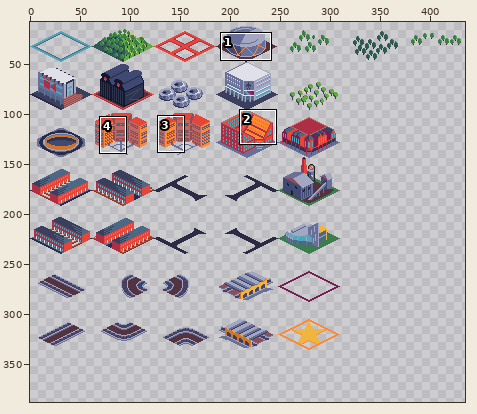
Pixel-art file, stored at Buildings.aseprite. Above: a wide view before the commit, with the close-up outlined.
Close-up. The starting point:
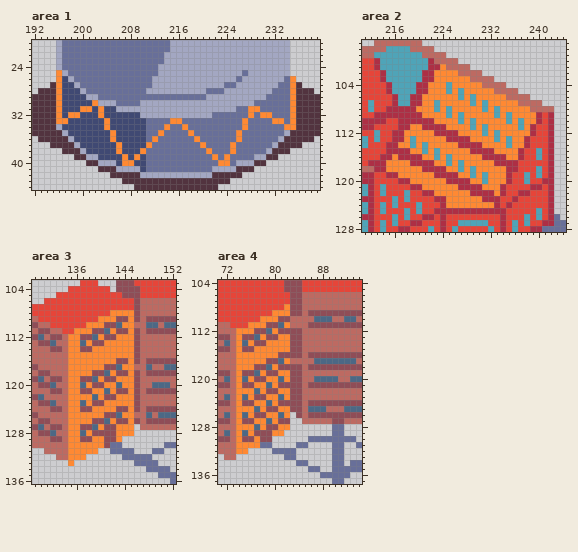
558x432 pixels, 1 frame. Shown: area 1: x 192..239, y 20..44; area 2: x 211..244, y 97..128; area 3: x 129..152, y 103..136; area 4: x 71..94, y 104..137. The wide view leaves out empty margins. The commit also changed other parts of the picture, which this record leaves out.
And afterwards:
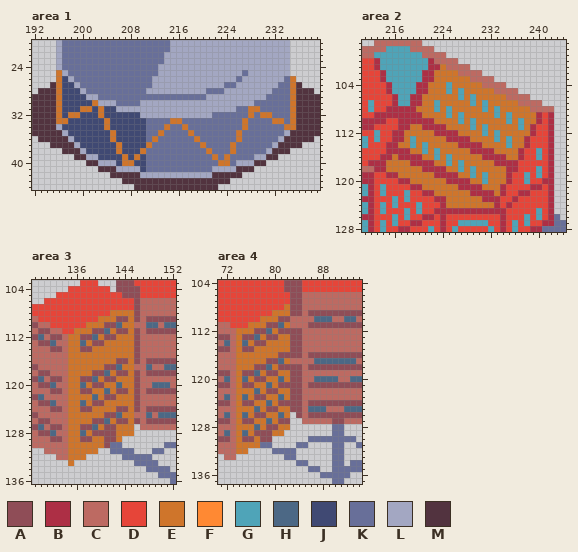
Palette (. is transparent): A #8f4d57  B #ad2f45  C #bd6a62  D #e64539  E #cf752b  F #ff8933  G #4fa4b8  H #4c6885  J #404973  K #686f99  L #a3a7c2  M #52333f
Diff:
--- area 1, layer "Buildings"
@@ x 192..239 @@
 24 ....LKKKKKKKKKKKKKKKKLLLLLLLLLLLLLLLLLLLLLL.....
-25 ....FLKKKKKKKKKKKKKKKLLLLLLLLLLLLLLKLLLLLLL.....
-26 ....FJLKKKKKKKKKKKKKLLLLLLLLLLLLLLKLLLLLLLKF....
-27 ...MFJJLKKKKKKKKKKKKLLLLLLLLLLLLKKLLLLLLLKKFM...
-28 .MMMFJJJLKKKKKKKKKKLLLLLLLLLLKKKLLLLLLLLKKKFMMM.
-29 MMMMFJJJJLLKKKKKKKKKKKKKKKKKKLLLLLLLLLLKKKKFMMMM
-30 MMMMFJJJJJFLLLKKKKLLLLLLLLLLLLLLLLLLLKKKKKKFMMMM
-31 MMMMFJJJFFJFJJLLLLLLLLLLLLLLLLLLLLKKFFKKKKKFMMMM
-32 MMMMFJFFJJJFJJJJJJLLLLLLLLLLLLKKKKKKFKFFKKKFMMMM
-33 MMMMFFJJJJJJFJJJJJJKKKKFFKKKKKKKKKKFKKKKFFKFMMMM
-34 MMMMLJJJJJJJFJJJJJJKKKFKKFKKKKKKKKKFKKKKKKFFMMMM
-35 MMMMMLJJJJJJJFJJJJJKKFKKKKFKKKKKKKFKKKKKKKLMMMMM
-36 .MMMMMLJJJJJJFJJJJJKFKKKKKKFKKKKKKFKKKKKKLMMMMM.
-37 ...MMMMLJJJJJJFJJJJFKKKKKKKKFKKKKFKKKKKKLMMMM...
-38 .....MMMLJJJJJFJJJFKKKKKKKKKKFKKKFKKKKKLMMM.....
-39 .......MMLLJJJJFJFJKKKKKKKKKKKFKFKKKKLLMM.......
-40 .........MMLLLJFFJJKKKKKKKKKKKKFFKLLLMM.........
+25 ....ELKKKKKKKKKKKKKKKLLLLLLLLLLLLLLKLLLLLLL.....
+26 ....EJLKKKKKKKKKKKKKLLLLLLLLLLLLLLKLLLLLLLKE....
+27 ...MEJJLKKKKKKKKKKKKLLLLLLLLLLLLKKLLLLLLLKKEM...
+28 .MMMEJJJLKKKKKKKKKKLLLLLLLLLLKKKLLLLLLLLKKKEMMM.
+29 MMMMEJJJJLLKKKKKKKKKKKKKKKKKKLLLLLLLLLLKKKKEMMMM
+30 MMMMEJJJJJELLLKKKKLLLLLLLLLLLLLLLLLLLKKKKKKEMMMM
+31 MMMMEJJJEEJEJJLLLLLLLLLLLLLLLLLLLLKKEEKKKKKEMMMM
+32 MMMMEJEEJJJEJJJJJJLLLLLLLLLLLLKKKKKKEKEEKKKEMMMM
+33 MMMMEEJJJJJJEJJJJJJKKKKEEKKKKKKKKKKEKKKKEEKEMMMM
+34 MMMMLJJJJJJJEJJJJJJKKKEKKEKKKKKKKKKEKKKKKKEEMMMM
+35 MMMMMLJJJJJJJEJJJJJKKEKKKKEKKKKKKKEKKKKKKKLMMMMM
+36 .MMMMMLJJJJJJEJJJJJKEKKKKKKEKKKKKKEKKKKKKLMMMMM.
+37 ...MMMMLJJJJJJEJJJJEKKKKKKKKEKKKKEKKKKKKLMMMM...
+38 .....MMMLJJJJJEJJJEKKKKKKKKKKEKKKEKKKKKLMMM.....
+39 .......MMLLJJJJEJEJKKKKKKKKKKKEKEKKKKLLMM.......
+40 .........MMLLLJEEJJKKKKKKKKKKKKEEKLLLMM.........
 41 ...........MMMLLLLJKKKKKKKKKKKLLLLMMM...........
--- area 2, layer "Buildings"
@@ x 211..244 @@
 100 DDBGGGGGGGGBCCCC..................
-101 DDBGGGGGGGGBBFCCCC................
-102 DDDBGGGGGGBBFFFFCCCC..............
-103 DDDBGGGGGGBBFFFFFFCCCC............
-104 DDDDBGGGGBBFFFGFFFFFCCCC..........
-105 DDDDBGGGGBBFFFGFGFFFFFCCCC........
-106 DDDDDBGGBBFFFFFFGFGFFFFFCCCC......
-107 DGDDDBGGBBFFGFFFFFGFGFFFFFCCCC....
-108 DGDDBBBBBFFFGFGFFFFFGFGFFFFFCCCC..
-109 DDBBBBBBBBFFFFGFGFFFFFGFGFFFFBDB..
-110 BBBBDDBBBBBBFFFFGFGFFFFFGFGFFBDB..
-111 BBDDDDBBFFBBBBFFFFGFGFFFFFGFBDDB..
-112 DDGDDBBFFFFFBBBBFFFFGFGFFFFFBDDB..
-113 GDGDDBBFGFFFFFBBBBFFFFGFGFFBDDDB..
-114 GDDDBBFFGFGFFFFFBBBBFFFFGFFBDDDB..
-115 DDDDBBBBFFGFGFFFFFBBBBFFFFBDDGDB..
-116 DDDBBFBBBBFFGFGFFFFFBBBBFFBDDGDB..
-117 DBBBFFFFBBBBFFGFGFFFFFBBBBDDDDDB..
-118 CCBBFFFFFFBBBBFFGFGFFFFFBBDDDGDB..
-119 BBDDBBFFFFFFBBBBFFGFGFFFBDDGDGDB..
-120 BBDDDDBBFFFFFFBBBBFFGFFFBDDGDDBB..
-121 GBDGDDDDBBFFFFFFBBBBFFFBDDDDBBDB..
-122 GBDGDDDGDDBBFFFFFFBBBBFBDDBBDDDB..
-123 BBDDDGDGDDDDBBFFFFFFBBBDDBDDDDDB..
-124 GBDGDGDDDGDDDBFFFFFFFFBDBDDDDDDB..
+101 DDBGGGGGGGGBBECCCC................
+102 DDDBGGGGGGBBEEEECCCC..............
+103 DDDBGGGGGGBBEEEEEECCCC............
+104 DDDDBGGGGBBEEEGEEEEECCCC..........
+105 DDDDBGGGGBBEEEGEGEEEEECCCC........
+106 DDDDDBGGBBEEEEEEGEGEEEEECCCC......
+107 DGDDDBGGBBEEGEEEEEGEGEEEEECCCC....
+108 DGDDBBBBBEEEGEGEEEEEGEGEEEEECCCC..
+109 DDBBBBBBBBEEEEGEGEEEEEGEGEEEEBDB..
+110 BBBBDDBBBBBBEEEEGEGEEEEEGEGEEBDB..
+111 BBDDDDBBEEBBBBEEEEGEGEEEEEGEBDDB..
+112 DDGDDBBEEEEEBBBBEEEEGEGEEEEEBDDB..
+113 GDGDDBBEGEEEEEBBBBEEEEGEGEEBDDDB..
+114 GDDDBBEEGEGEEEEEBBBBEEEEGEEBDDDB..
+115 DDDDBBBBEEGEGEEEEEBBBBEEEEBDDGDB..
+116 DDDBBEBBBBEEGEGEEEEEBBBBEEBDDGDB..
+117 DBBBEEEEBBBBEEGEGEEEEEBBBBDDDDDB..
+118 CCBBEEEEEEBBBBEEGEGEEEEEBBDDDGDB..
+119 BBDDBBEEEEEEBBBBEEGEGEEEBDDGDGDB..
+120 BBDDDDBBEEEEEEBBBBEEGEEEBDDGDDBB..
+121 GBDGDDDDBBEEEEEEBBBBEEEBDDDDBBDB..
+122 GBDGDDDGDDBBEEEEEEBBBBEBDDBBDDDB..
+123 BBDDDGDGDDDDBBEEEEEEBBBDDBDDDDDB..
+124 GBDGDGDDDGDDDBEEEEEEEEBDBDDDDDDB..
 125 GBDGDDDGDGDDBBBBBBBBBBBBDDDDDGDB..
--- area 3, layer "Buildings"
@@ x 133..147 @@
 107 DDDDDDDDDDDDDAC
-108 DDDDDDDDDFFFFAC
-109 DDDDDDDFFFAAFAC
-110 DDDDDFFFAAHFFCC
-111 CDDFFFAAHFAAFAC
-112 ACFFAAHFAAFFFAC
-113 CCFFHFAAFFFFFAC
-114 ACFFAAFFFFFFFAC
-115 CCFFFFFFFFFFFAC
-116 CCFFFFFFFFAAFAC
-117 CCFFFFFFAAHFFCC
-118 CCFFFFAAHFAAFAC
-119 ACFFAAHFAAFFFAC
-120 CCFFHFAAFFHFFAC
-121 ACFFAAFFHFAAFAC
-122 CCFFFFHFAAFFFAC
-123 CCFFHFAAFFFFFAC
-124 ACFFAAFFFFAAFAC
-125 CCFFFFFFAAHFFCC
-126 CCFFFFAAHFAAFAC
-127 ACFFAAHFAAFFF.C
-128 CCFFHFAAAAFFF..
-129 ACFFAAFFAAF....
-130 CCFFFFFFAKK....
-131 CCFFFFF..KKKK..
-132 CCFFF......KKKK
-133 ..F..........KK
+108 DDDDDDDDDEEEEAC
+109 DDDDDDDEEEAAEAC
+110 DDDDDEEEAAHEECC
+111 CDDEEEAAHEAAEAC
+112 ACEEAAHEAAEEEAC
+113 CCEEHEAAEEEEEAC
+114 ACEEAAEEEEEEEAC
+115 CCEEEEEEEEEEEAC
+116 CCEEEEEEEEAAEAC
+117 CCEEEEEEAAHEECC
+118 CCEEEEAAHEAAEAC
+119 ACEEAAHEAAEEEAC
+120 CCEEHEAAEEHEEAC
+121 ACEEAAEEHEAAEAC
+122 CCEEEEHEAAEEEAC
+123 CCEEHEAAEEEEEAC
+124 ACEEAAEEEEAAEAC
+125 CCEEEEEEAAHEECC
+126 CCEEEEAAHEAAEAC
+127 ACEEAAHEAAEEE.C
+128 CCEEHEAAAAEEE..
+129 ACEEAAEEAAE....
+130 CCEEEEEEAKK....
+131 CCEEEEE..KKKK..
+132 CCEEE......KKKK
+133 ..E..........KK
 134 ...............
--- area 4, layer "Buildings"
@@ x 72..84 @@
 107 DDDDDDDDDDDAA
-108 DDDDDDDDDDFAA
-109 DDDDDDDDFFFAA
-110 DDDDDDFFFAACC
-111 CDDDFFFAAHFCC
-112 CCFFFAAHFAAAA
-113 ACFAAHFAAFFAA
-114 HCFHFAAFFFFAA
-115 ACFAAFFFFFFAA
-116 CCFFFFFFFAAAA
-117 CCFFFFFAAHFCC
-118 CCFFFAAHFAAAA
-119 ACFAAHFAAFFAA
-120 HCFHFAAFFHFAA
-121 ACFAAFFHFAAAA
-122 CCFFFHFAAFFAA
-123 HCFHFAAFFHFAA
-124 ACFAAFFHFAAAA
-125 CCFFFHFAAFFAA
-126 HCFHFAAFFHF.A
-127 ACFAAFFHFAA..
-128 CCFFFHFAAFF..
-129 HCFHFAAAFF...
-130 ACFAAFAA.....
-131 CCFFFFKK....K
-132 CCFF....KKKK.
+108 DDDDDDDDDDEAA
+109 DDDDDDDDEEEAA
+110 DDDDDDEEEAACC
+111 CDDDEEEAAHECC
+112 CCEEEAAHEAAAA
+113 ACEAAHEAAEEAA
+114 HCEHEAAEEEEAA
+115 ACEAAEEEEEEAA
+116 CCEEEEEEEAAAA
+117 CCEEEEEAAHECC
+118 CCEEEAAHEAAAA
+119 ACEAAHEAAEEAA
+120 HCEHEAAEEHEAA
+121 ACEAAEEHEAAAA
+122 CCEEEHEAAEEAA
+123 HCEHEAAEEHEAA
+124 ACEAAEEHEAAAA
+125 CCEEEHEAAEEAA
+126 HCEHEAAEEHE.A
+127 ACEAAEEHEAA..
+128 CCEEEHEAAEE..
+129 HCEHEAAAEE...
+130 ACEAAEAA.....
+131 CCEEEEKK....K
+132 CCEE....KKKK.
 133 CC........KK.
Where, in picture pixels (left, top, right, bottom), the same in both close-ups:
changed: (56, 70, 296, 166)
changed: (386, 64, 536, 208)
changed: (68, 310, 134, 466)
changed: (236, 304, 290, 454)
